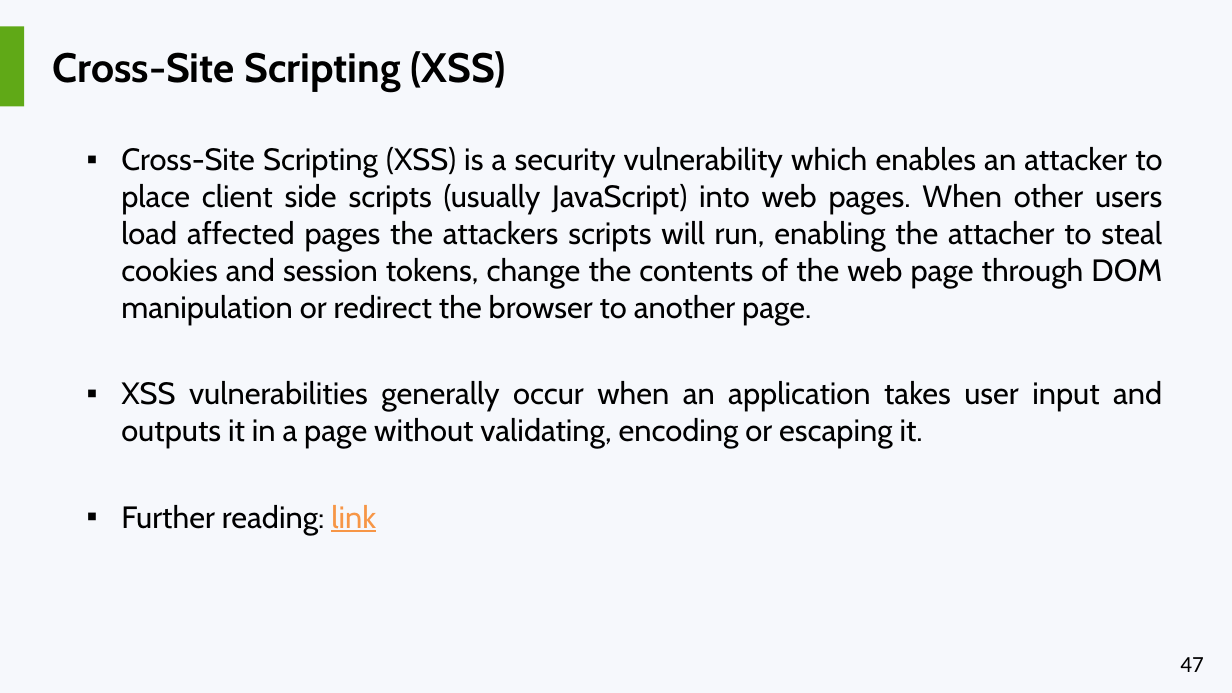
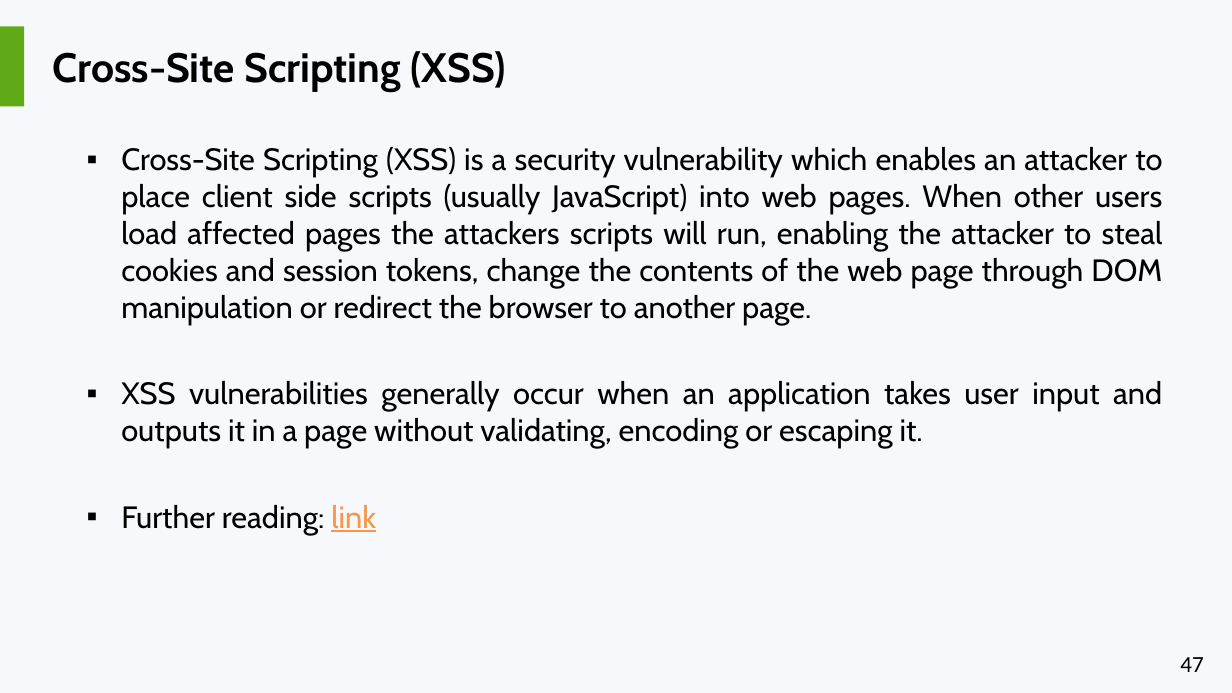
Before and after one commit to liviucotfas/ase-web-and-cloud-applications-security, a slide deck: slide 47 of Presentation ASPNET MVC Core - Part II.pptx. Drawn at 1232x693 pixels with LibreOffice and Linux fonts; fonts in the diff are those of the drawing. Boxes give left, top, right and bottom in pixels: in the first picture for what was removed or moved away, otherwise in the second. Text is boxed around its words. In the diff, an @@ line names an element or a change of style, - is before the commit and + after.

```diff
--- a/Presentation ASPNET MVC Core - Part II.pptx
+++ b/Presentation ASPNET MVC Core - Part II.pptx
@@ text at (121,147,1163,325): text changed @@
-▪ Cross-Site Scripting (XSS) is a security vulnerability which enables an attacker to place client side scripts (usually JavaScript) into web pages. When other users load affected pages the attackers scripts will run, enabling the attacher to steal cookies and session tokens, change the contents of the web page through DOM manipulation or redirect the browser to another page.
+▪ Cross-Site Scripting (XSS) is a security vulnerability which enables an attacker to place client side scripts (usually JavaScript) into web pages. When other users load affected pages the attackers scripts will run, enabling the attacker to steal cookies and session tokens, change the contents of the web page through DOM manipulation or redirect the browser to another page.
```
Also in this commit, not shown: 2 other slides changed, 4 other files.
